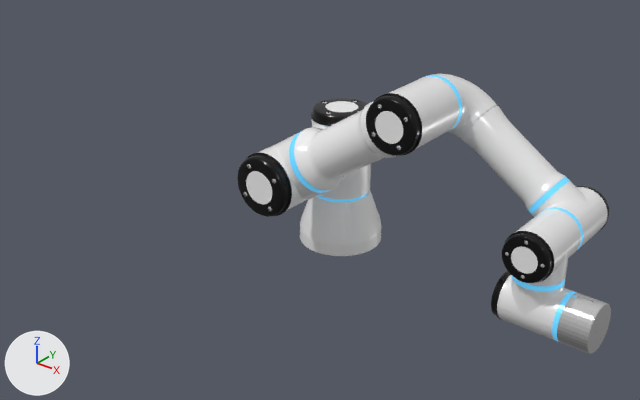
The glTF model cloud/Codes/Cloud/static/models/UR_Robot.glb as it was, and as the next commit left it.
Rendered twice from a 50 mm camera at (0.751, -0.991, 0.665) aimed at (0.122, -0.205, 0.178). Arrows for +X, +Y and +Z are at lower left; the lights stay in place. The older version comes first. Both versions are drawn at frame 40 of the action 'JointBase'; the numbers are the values there.

The first picture shows 'EffectorJoint', 'Elbow', 'Shoulder', 'UR3', 'UnityRobotics_RF3_s1', 'Wrist01', 'Wrist02', 'Wrist03'.
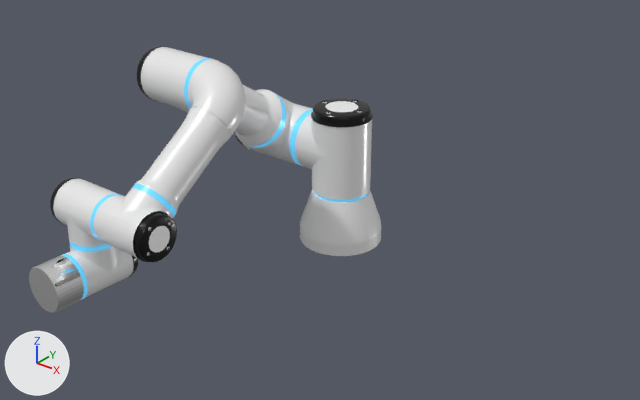
Pixel boxes [x1, y1, x2, y2] of what changed, in the pictures (640 x 400 px):
'Shoulder', turned
    before: [237, 75, 462, 217]
    after: [137, 46, 313, 164]
'Elbow', turned
    before: [434, 74, 566, 210]
    after: [135, 59, 246, 213]
'Wrist01', turned
    before: [528, 177, 609, 250]
    after: [90, 184, 177, 262]
'Wrist02', turned
    before: [502, 209, 581, 286]
    after: [50, 178, 117, 247]
'UR3', turned
    before: [311, 98, 371, 200]
    after: [290, 98, 373, 200]
'Wrist03', turned
    before: [491, 271, 577, 342]
    after: [60, 240, 138, 299]
'EffectorJoint', turned
    before: [557, 293, 611, 354]
    after: [29, 256, 84, 313]

Edits to the bpy script that builds the scene:
```text
Change ob_ur3:
    ob_ur3.rotation_euler: (0.0, 0.0, 0.0) -> (0.0, 0.0, 1.57)  # degrees (0, 0, 0) -> degrees (0, 0, 90)
```
